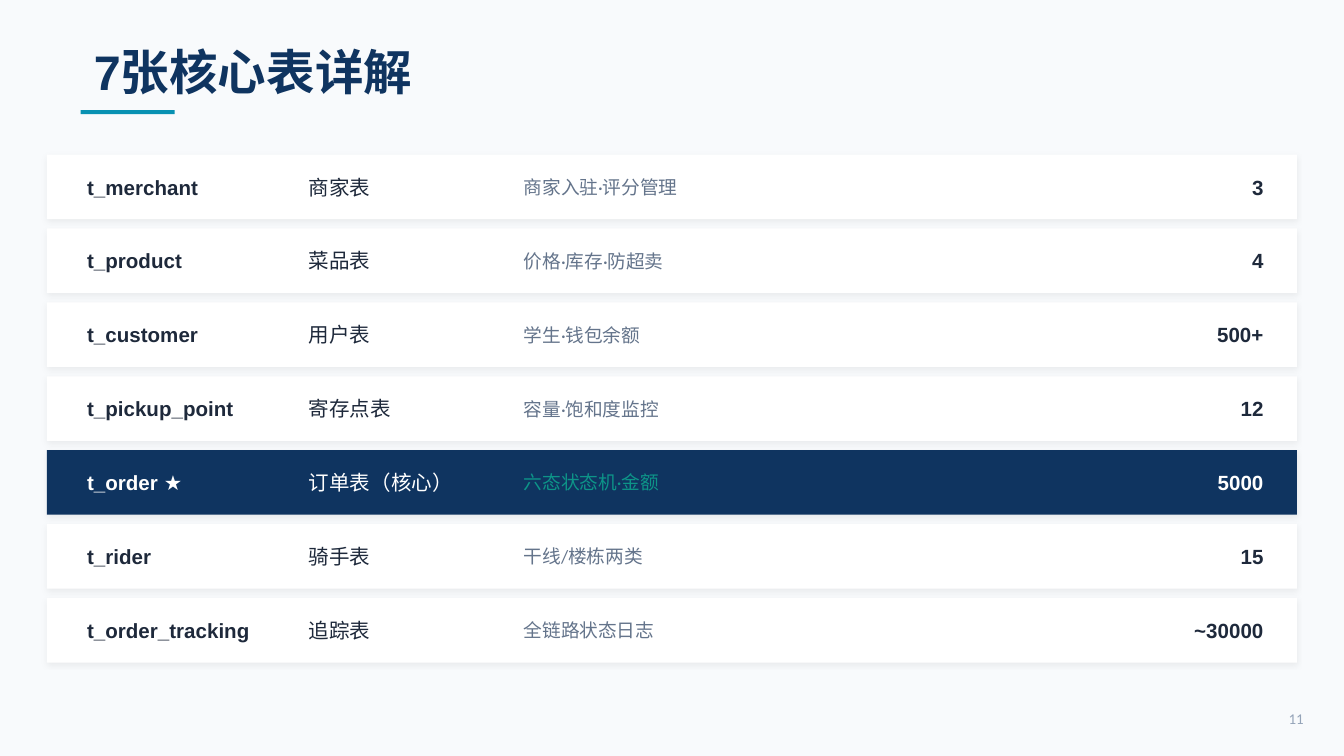
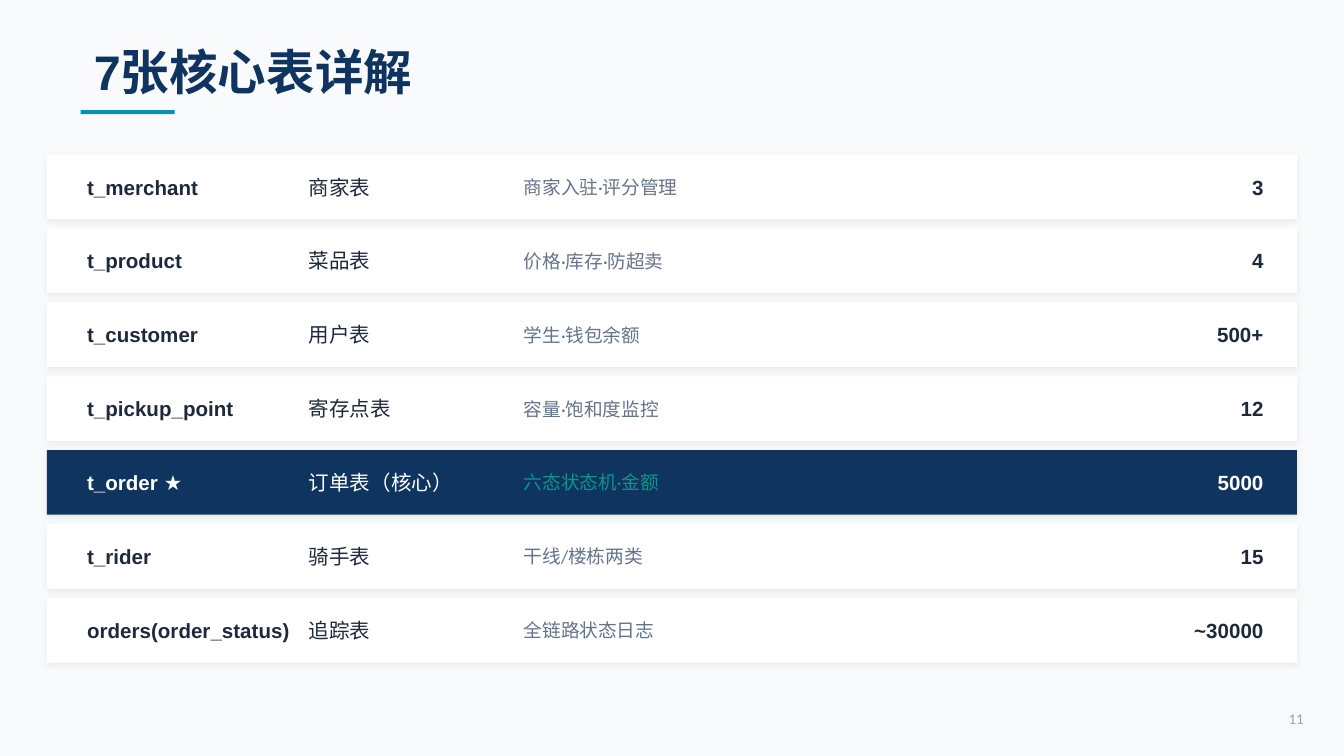
Before and after one commit to sou1maker/database, a slide deck: slide 11 of 校园外卖两段式配送系统_答辩汇报.pptx. Drawn at 1344x756 pixels with LibreOffice and Linux fonts; fonts in the diff are those of the drawing. Boxes give left, top, right and bottom in pixels: in the first picture for what was removed or moved away, otherwise in the second. Text is boxed around its words. In the diff, an @@ line names an element or a change of style, - is before the commit and + after.

```diff
--- a/校园外卖两段式配送系统_答辩汇报.pptx
+++ b/校园外卖两段式配送系统_答辩汇报.pptx
@@ text at (87, 623, 289, 643): text changed @@
-t_order_tracking
+orders(order_status)
```
Also in this commit, not shown: 12 other slides changed, 8 other files.
